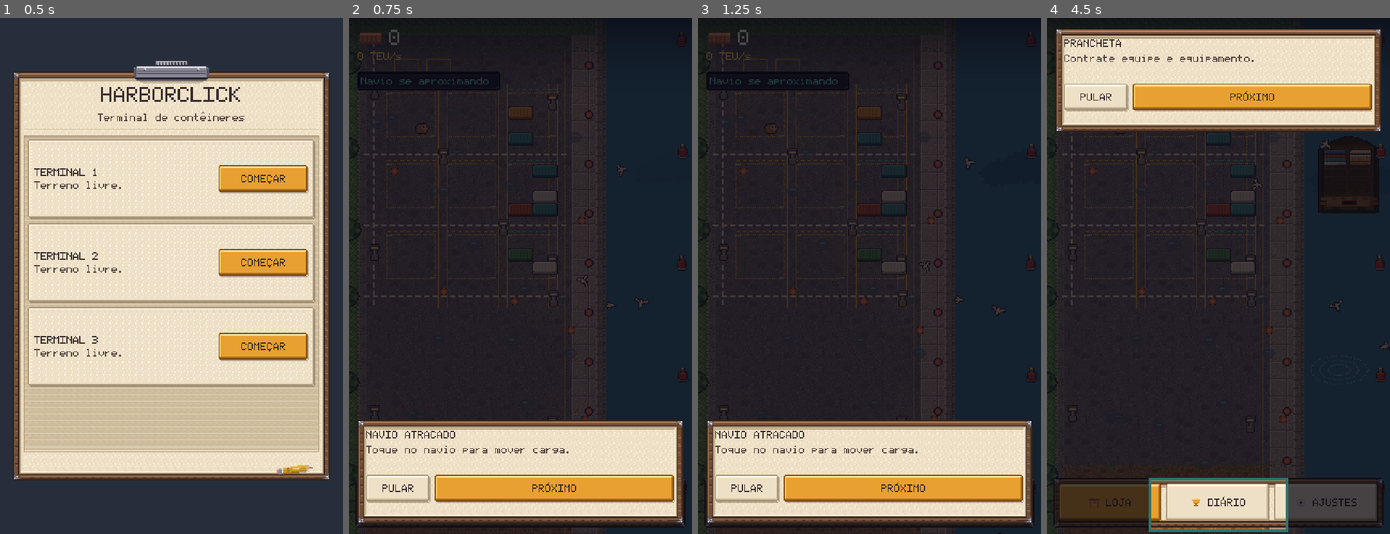
Above: before the commit, frames 1-4 (left to right).
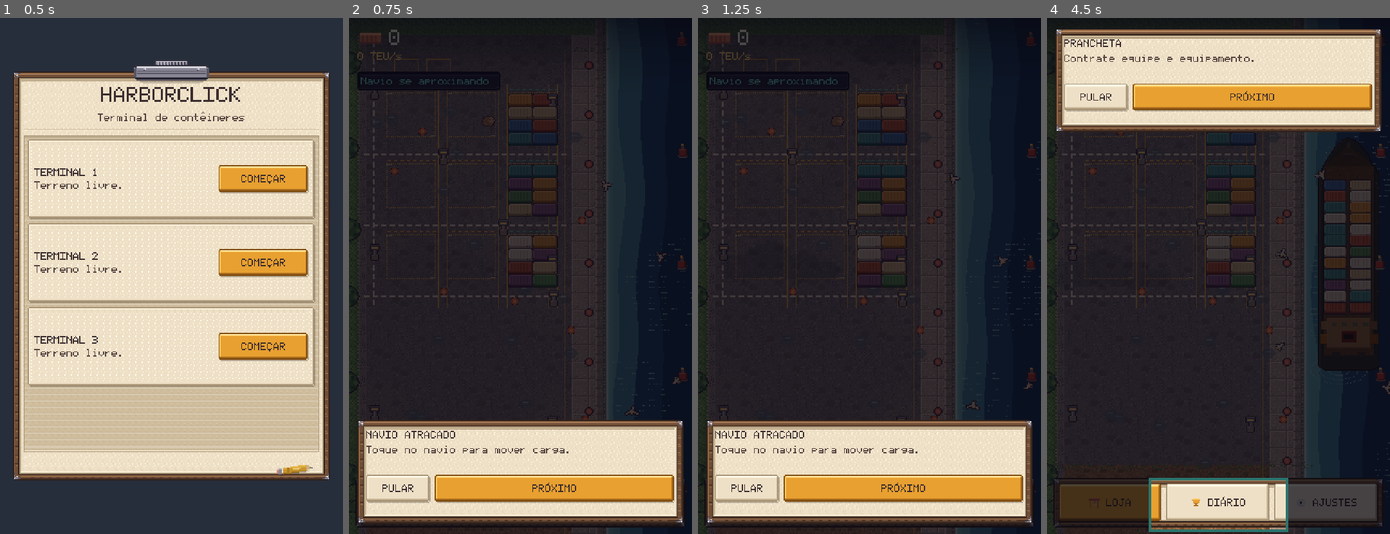
Above: after the commit, the same moments.

Repository: chicogborba/HarborClick
Game: Godot game, scene res://scenes/Title.tscn
Two runs of this game, one before a commit and one after it. Both use one fixed random seed, a clock stepped at 60 frames per second and the inputs below.
Inputs (mouse positions are in pixels of both pictures, inside the frame that each line leads up to):
- Up to frame 1 (0.5 s): no input
- Up to frame 2 (0.75 s): click "COMEÇAR" at 0.5 s
- Up to frame 3 (1.25 s): no input
- Up to frame 4 (4.5 s): click (1108, 503) at 1.27 s; click (1218, 503) at 2.02 s; tap Enter (ui_accept) at 2.75, 3.02 s; move the mouse to (1293, 250) at 2.77 s; hold D (pan_right) 2.78-3.5 s; click (1293, 250) at 2.92 s; drag from (1149, 301) to (1201, 379) at 3.52 s; move the mouse to (1252, 162) at 4.27 s; hold D (pan_right) from 4.28 s (still down)

Frame 1 is identical in both runs. In frame 2, 1.4% of the frame differs, in the area x 20-100%, y 5-100%; in frame 3, 1.5%; in frame 4, 6.1%, in the area x 20-100%, y 22-100%.

Commit message:
fix: the water shader was never visible, and un-squash the ship
Two things the last screenshot showed.

**The sea was flat because nothing was drawing it.** GroundBaker filled
its whole image with a solid sea blue as a backdrop, and the ground
plane sits at z -8 while the animated water sits at z -9 — so every
wave, depth band and wake was rendered and then painted over by a flat
rectangle. Past the quay there is nothing to bake; that region is
transparent now and the shader finally reaches the screen.

With it actually visible the old shader was worth replacing anyway. The
depth bands are displaced by the swell so their edges wander instead of
ruling straight stripes down the screen, crests are broken strokes that
drift at their own rate per row, and the shore has its own foam band
that breaks up along its length. The shelf against the quay is curved to
stay narrow rather than taking half the channel.

**Ship classes stop shrinking the hull.** Giving a feeder fewer bay rows
and a proportionally shorter hull read as a squashed boat, not a smaller
one — same beam, less length. The berth grid goes back to being the
berth's, and a class is a silhouette, a livery and a name again. The
transhipment fix that shipped in the same commit is kept: sector is not
a gate anywhere, so a box that arrived by sea can leave by sea.

Cloud shadows also stop drifting over open water, where a 17% dark blob
reads as dirt on the screen rather than as weather.

Co-Authored-By: Claude Opus 5 <noreply@anthropic.com>

Diff:
--- a/assets/shaders/water_top.gdshader
+++ b/assets/shaders/water_top.gdshader
@@ -1,21 +1,34 @@
 shader_type canvas_item;
-// Pixel-art top-down water. Every branch has a deliberately small fixed cost:
-// low = two sine waves, medium = one value-noise field, high = a second field
-// plus sparse glints. `quality_level` is selected by WaterQuality, not prefs.
+// Pixel-art harbour water, seen from above.
+//
+// The first version banded the depth in straight vertical stripes and dusted a
+// few dashes over them, which read as flat blue paper with lint on it. Three
+// things make it read as water instead:
+//
+//   * the depth bands are *displaced by the swell*, so their edges wander
+//     instead of ruling straight lines down the screen;
+//   * crests are drawn as broken horizontal strokes that ride the swell and
+//     drift at their own rate per row, which is how top-down water reads in
+//     pixel art;
+//   * the shore gets its own foam band that breaks up along its length.
+//
+// Every branch still has a small fixed cost. `quality_level` is chosen by
+// WaterQuality from the viewport, never by a preference.
 
-uniform vec4 col_shallow : source_color = vec4(0.28, 0.56, 0.65, 1.0);
-uniform vec4 col_base : source_color = vec4(0.22, 0.46, 0.60, 1.0);
-uniform vec4 col_deep : source_color = vec4(0.14, 0.32, 0.47, 1.0);
-uniform vec4 col_light : source_color = vec4(0.45, 0.72, 0.76, 1.0);
-uniform vec4 col_spark : source_color = vec4(0.78, 0.92, 0.91, 1.0);
+uniform vec4 col_shallow : source_color = vec4(0.40, 0.70, 0.74, 1.0);
+uniform vec4 col_mid : source_color = vec4(0.26, 0.54, 0.65, 1.0);
+uniform vec4 col_deep : source_color = vec4(0.13, 0.30, 0.47, 1.0);
+uniform vec4 col_abyss : source_color = vec4(0.09, 0.21, 0.36, 1.0);
+uniform vec4 col_light : source_color = vec4(0.56, 0.82, 0.85, 1.0);
+uniform vec4 col_spark : source_color = vec4(0.86, 0.96, 0.96, 1.0);
 uniform vec2 world_offset = vec2(0.0);
 uniform float shore_x = 240.0;
+uniform float water_span = 80.0;
 uniform int quality_level = 1; // 0 low, 1 medium, 2 high
 
 // The hull, in world space. The water is the only thing that can show a ship
 // is under way rather than parked, so the wake is computed here instead of
-// being a sprite dragged behind the boat: it widens with distance astern, it
-// scrolls, and it dies out when the engines stop.
+// being a sprite dragged behind the boat.
 uniform vec2 ship_centre = vec2(-9999.0);
 uniform vec2 ship_half = vec2(33.0, 116.0);
 uniform float ship_speed = 0.0;   // 0 moored, 1 full ahead
@@ -42,43 +55,64 @@
 	// Whole-pixel coordinates keep the surface in the game's pixel language.
 	vec2 p = floor(v_pos);
 	float t = TIME;
-	float swell = 0.50 + sin(p.x * 0.035 + p.y * 0.019 + t * 0.55) * 0.17;
-	swell += sin(p.y * 0.052 - t * 0.38) * 0.10;
+
+	// --- swell: one slow field the whole surface agrees on, centred on zero ---
+	float swell = sin(p.x * 0.031 + p.y * 0.017 + t * 0.50) * 0.50;
+	swell += sin(p.y * 0.047 - p.x * 0.011 - t * 0.34) * 0.32;
 	if (quality_level > 0) {
-		swell += (value_noise(p * 0.060 + vec2(t * 0.045, -t * 0.026)) - 0.5) * 0.22;
+		swell += (value_noise(p * 0.055 + vec2(t * 0.04, -t * 0.024)) - 0.5) * 0.72;
 	}
 	if (quality_level > 1) {
-		swell += (value_noise(p * 0.135 + vec2(-t * 0.075, t * 0.055)) - 0.5) * 0.11;
+		swell += (value_noise(p * 0.13 + vec2(-t * 0.07, t * 0.05)) - 0.5) * 0.34;
 	}
-	swell = clamp(swell, 0.0, 1.0);
 
-	// Four discrete depth bands make the quay edge readable, without a gradient.
-	float depth = clamp((p.x - shore_x) / 72.0, 0.0, 1.0);
-	float bands = 3.0 + float(quality_level > 1);
-	depth = floor(depth * bands) / bands;
-	vec4 col = mix(col_shallow, col_deep, depth);
-	if (swell > 0.57) col = mix(col, col_light, 0.42);
-	if (swell < 0.34) col = mix(col, col_base, 0.50);
+	// --- depth, in discrete bands whose edges are pushed about by the swell ---
+	// Displacing the band boundary is the whole trick: straight vertical
+	// stripes read as a gradient someone forgot to dither, wandering ones read
+	// as water getting deeper away from the quay.
+	float from_shore = p.x - shore_x;
+	// The curve is biased so the bright shallow band stays a narrow shelf
+	// against the quay rather than half the channel.
+	float depth = pow(clamp((from_shore + swell * 7.0)
+		/ max(water_span, 1.0), 0.0, 1.0), 0.72);
+	float bands = 4.0 + float(quality_level > 1);
+	float shade = floor(depth * bands) / max(bands - 1.0, 1.0);
+	vec4 col = shade < 0.34
+		? mix(col_shallow, col_mid, shade / 0.34)
+		: (shade < 0.67
+			? mix(col_mid, col_deep, (shade - 0.34) / 0.33)
+			: mix(col_deep, col_abyss, clamp((shade - 0.67) / 0.33, 0.0, 1.0)));
 
-	// One sparse horizontal ripple field is always present. High adds a shorter,
-	// counter-moving field; no loops or per-pixel texture reads are involved.
-	float row = floor(p.y / 6.0);
-	float dash = mod(p.x + t * (4.0 + mod(row, 3.0)) + row * 17.0, 31.0);
-	if (mod(p.y, 6.0) < 1.0 && dash < 5.0 && swell > 0.43) {
-		col = mix(col, col_light, 0.70);
+	// --- crests: broken strokes riding the top of the swell ---
+	// Rows sit 5px apart and each drifts at its own rate, so the surface never
+	// resolves into a repeating grid.
+	float row = floor(p.y / 5.0);
+	float row_phase = hash(vec2(row, 3.0));
+	float drift = t * (5.0 + row_phase * 7.0) + row_phase * 61.0;
+	float stroke = mod(p.x + drift, 23.0 + floor(row_phase * 11.0));
+	if (mod(p.y, 5.0) < 1.0 && stroke < 4.0 + row_phase * 3.0 && swell > 0.22) {
+		col = mix(col, col_light, 0.62);
+		// the leading pixel of a stroke catches the light hardest
+		if (stroke < 1.0) col = mix(col, col_spark, 0.55);
 	}
 	if (quality_level > 1) {
-		float short_dash = mod(p.x - t * 8.0 + row * 9.0, 47.0);
-		if (mod(p.y + 2.0, 9.0) < 1.0 && short_dash < 3.0 && swell > 0.61) {
-			col = mix(col, col_spark, 0.55);
+		float row2 = floor((p.y + 3.0) / 9.0);
+		float drift2 = -t * (9.0 + hash(vec2(row2, 7.0)) * 5.0);
+		if (mod(p.y + 3.0, 9.0) < 1.0
+				&& mod(p.x + drift2, 41.0) < 3.0 && swell > 0.55) {
+			col = mix(col, col_spark, 0.5);
 		}
 	}
 
-	// --- shoreline: a broken line of wash where the water meets the quay ---
-	float from_shore = p.x - shore_x;
-	if (from_shore >= 0.0 && from_shore < 4.0) {
-		float wash = mod(p.y + t * 6.0, 17.0);
-		if (wash < 9.0) col = mix(col, col_spark, 0.45 - from_shore * 0.09);
+	// --- shore: a foam band that breaks up along the quay ---
+	if (from_shore >= 0.0 && from_shore < 6.0) {
+		float edge = 1.0 - from_shore / 6.0;
+		float wash = value_noise(vec2(p.y * 0.14, t * 0.55));
+		col = mix(col, col_light, clamp(edge * (0.45 + wash * 0.75), 0.0, 0.85));
+		// the wet line right against the concrete
+		if (from_shore < 2.0 && wash > 0.42) {
+			col = mix(col, col_spark, 0.70 - from_shore * 0.25);
+		}
 	}
 
 	// --- the ship's wake ---
@@ -92,23 +126,25 @@
 			float spread = ship_half.x * 0.7 + astern * 0.17;
 			float fade = (1.0 - astern / reach) * ship_speed;
 			if (lateral < spread) {
-				col = mix(col, col_light, 0.16 * fade);
+				col = mix(col, col_light, 0.20 * fade);
 				float churn = sin(astern * 0.30 - t * 8.0 + lateral * 0.22);
-				if (churn > 0.55) col = mix(col, col_light, 0.55 * fade);
+				if (churn > 0.55) col = mix(col, col_light, 0.60 * fade);
 			}
 			if (abs(lateral - spread) < 1.6) {
-				col = mix(col, col_spark, 0.75 * fade);
+				col = mix(col, col_spark, 0.80 * fade);
 			}
 		}
 		// Bow wave: a short bright crescent pushed ahead of the stem.
 		float ahead = -(rel.y + ship_half.y);
 		if (ahead > -3.0 && ahead < 7.0 && lateral < ship_half.x * 1.15) {
-			col = mix(col, col_spark, 0.55 * ship_speed);
+			col = mix(col, col_spark, 0.60 * ship_speed);
 		}
 	}
 
 	// Sparkles are intentionally rare and entirely absent on low quality.
-	if (quality_level > 0 && hash(floor(p / 3.0) + floor(t * 3.0)) > (0.9985 - float(quality_level) * 0.0005) && swell > 0.64) {
+	if (quality_level > 0
+			&& hash(floor(p / 3.0) + floor(t * 3.0)) > (0.9982 - float(quality_level) * 0.0006)
+			&& swell > 0.5) {
 		col = col_spark;
 	}
 	COLOR = col;
--- a/scripts/data/ship_catalog.gd
+++ b/scripts/data/ship_catalog.gd
@@ -1,24 +1,27 @@
 class_name ShipCatalog
-## The fleet. A class is a real size, not a repaint: `bay_rows` is how many
-## rows of the berth grid it actually carries, so a feeder moves a third of
-## what a New Panamax does and its hull is drawn a third shorter.
+## The fleet: four silhouettes and four liveries, so a call is recognisably a
+## different vessel from the last one.
 ##
-## `unlock_blocks` gates a class behind the terminal being big enough to work
-## it. A first-hour port only ever sees feeders, and the first Panamax on the
-## berth is a visible event rather than a number going up.
+## A class does *not* change how many boxes a call moves. That was tried and
+## looked wrong — a shorter hull with the same beam reads as a squashed boat,
+## not a smaller one — so the berth grid stays the berth's and a class is a
+## silhouette, a beam, a livery and a name.
+##
+## `unlock_blocks` still gates which classes call here, so a first-hour port
+## sees feeders and the first Panamax alongside is something it earned.
 
 const SILHOUETTES: Array[Dictionary] = [
 	{"id": "coastal_feeder", "title": "Feeder Costeiro", "capacity": 1200,
-		"bay_rows": 4, "unlock_blocks": 0,
+		"unlock_blocks": 0,
 		"hull_scale": Vector2(0.90, 0.94), "hull_offset": Vector2(8.0, 3.0), "wake_scale": Vector2(0.88, 0.95)},
 	{"id": "coastal", "title": "Costeiro", "capacity": 2600,
-		"bay_rows": 7, "unlock_blocks": 12,
+		"unlock_blocks": 12,
 		"hull_scale": Vector2(0.95, 0.97), "hull_offset": Vector2(4.0, 1.0), "wake_scale": Vector2(0.94, 0.98)},
 	{"id": "panamax", "title": "Panamax", "capacity": 4500,
-		"bay_rows": 10, "unlock_blocks": 18,
+		"unlock_blocks": 18,
 		"hull_scale": Vector2(1.00, 1.00), "hull_offset": Vector2.ZERO, "wake_scale": Vector2.ONE},
 	{"id": "new_panamax", "title": "New Panamax", "capacity": 8000,
-		"bay_rows": 12, "unlock_blocks": 21,
+		"unlock_blocks": 21,
 		"hull_scale": Vector2(1.08, 1.03), "hull_offset": Vector2(-8.0, -2.0), "wake_scale": Vector2(1.08, 1.02)},
 ]
 
@@ -53,8 +56,8 @@
 			var variant_id := "%s:%s" % [String(silhouette.id), String(palette.id)]
 			if variant_id != blocked:
 				candidates.append({"id": variant_id, "silhouette_id": silhouette.id, "palette_id": palette.id,
-					"capacity": silhouette.capacity, "bay_rows": silhouette.bay_rows,
-					"title": silhouette.title, "hull_scale": silhouette.hull_scale,
+					"capacity": silhouette.capacity, "title": silhouette.title,
+					"hull_scale": silhouette.hull_scale,
 					"hull_offset": silhouette.hull_offset, "wake_scale": silhouette.wake_scale,
 					"hull_color": palette.hull, "wake_color": palette.wake, "cargo_color": palette.cargo})
 	if candidates.is_empty():
@@ -81,8 +84,7 @@
 	var palettes := {}
 	for silhouette in SILHOUETTES:
 		var id := StringName(silhouette.get("id", ""))
-		if id.is_empty() or silhouettes.has(id) or int(silhouette.get("capacity", 0)) <= 0 \
-				or int(silhouette.get("bay_rows", 0)) <= 0:
+		if id.is_empty() or silhouettes.has(id) or int(silhouette.get("capacity", 0)) <= 0:
 			return false
 		silhouettes[id] = true
 	for palette in PALETTES:
--- a/scripts/world/ground_baker.gd
+++ b/scripts/world/ground_baker.gd
@@ -18,7 +18,11 @@
 static func bake(world_h: int) -> ImageTexture:
 	var w := int(PortLayout.WORLD_W)
 	var img := Image.create(w, world_h, false, Image.FORMAT_RGBA8)
-	img.fill(Color8(62, 126, 158))          # sea, under everything
+	# Transparent, not sea blue. The ground plane sits at z -8 and the animated
+	# water at z -9, so a solid fill out here painted flat blue straight over
+	# the water shader — every wave, band and wake was being drawn and then
+	# covered up. Past the quay there is nothing to bake: that is the sea's job.
+	img.fill(Color(0.0, 0.0, 0.0, 0.0))
 
 	var rng := RandomNumberGenerator.new()
 	rng.seed = 13371337
--- a/scripts/world/port_world.gd
+++ b/scripts/world/port_world.gd
@@ -130,6 +130,8 @@
 	mat.shader = preload("res://assets/shaders/water_top.gdshader")
 	mat.set_shader_parameter("world_offset", _water.position)
 	mat.set_shader_parameter("shore_x", PortLayout.WATER_X0)
+	mat.set_shader_parameter("water_span",
+		PortLayout.WORLD_W - PortLayout.WATER_X0)
 	_water.material = mat
 	add_child(_water)
 	_water_quality = WaterQuality.choose(get_viewport().get_visible_rect().size)
--- a/scripts/world/ship.gd
+++ b/scripts/world/ship.gd
@@ -135,10 +135,11 @@
 
 
 func bay_rows() -> int:
-	## How many rows of the bay grid this class actually has. A feeder is not
-	## a Panamax with empty slots — it is a shorter ship, and the hull is
-	## scaled to match.
-	return clampi(int(ship_variant.get("bay_rows", ROWS)), 2, ROWS)
+	## The berth grid is the berth's, not the ship's. Classes were briefly given
+	## fewer rows and a proportionally shorter hull; the result read as a
+	## squashed boat rather than a smaller one, so a class is a silhouette and a
+	## livery again and every hull works the same twenty-four slots.
+	return ROWS
 
 
 func bay_capacity() -> int:
@@ -151,9 +152,6 @@
 		return
 	var hull_scale: Vector2 = ship_variant.get("hull_scale", Vector2.ONE)
 	var hull_offset: Vector2 = ship_variant.get("hull_offset", Vector2.ZERO)
-	# A shorter class is a shorter hull: the grid and the sprite have to agree
-	# or a feeder is a full-length ship with half its deck empty.
-	hull_scale.y *= float(bay_rows()) / float(ROWS)
 	_hull.scale = hull_scale
 	_hull.position = hull_offset
 	_cargo.scale = hull_scale
--- a/scripts/world/skyscape.gd
+++ b/scripts/world/skyscape.gd
@@ -69,8 +69,11 @@
 		cloud.texture_filter = CanvasItem.TEXTURE_FILTER_NEAREST
 		cloud.scale = Vector2.ONE * randf_range(2.2, 3.4)
 		cloud.modulate = Color(0.10, 0.11, 0.20, 0.0)
+		# Cloud shadows fall on the terminal, never on the sea. A 17% dark blob
+		# drifting over open water does not read as a cloud, it reads as dirt
+		# on the screen — which is exactly what the playtest saw.
 		cloud.position = Vector2(
-			randf_range(-40.0, PortLayout.WORLD_W + 40.0),
+			randf_range(-40.0, PortLayout.WATER_X0),
 			randf_range(0.0, PortLayout.world_bottom()))
 		_shadows.add_child(cloud)
 		_clouds.append(cloud)
@@ -137,7 +140,7 @@
 			continue
 		cloud.position += CLOUD_SPEED * delta
 		if cloud.position.x < -70.0:
-			cloud.position.x = PortLayout.WORLD_W + 70.0
+			cloud.position.x = PortLayout.WATER_X0
 		if cloud.position.y > bottom:
 			cloud.position.y = -60.0
 
--- a/tools/capture/capture.gd
+++ b/tools/capture/capture.gd
@@ -115,23 +115,20 @@
 		TimeManager.time_of_day = was
 		await get_tree().create_timer(0.4).timeout
 	if _wants("wake"):
-		# The wake only exists while the hull is driving. Rather than race a
-		# tween, the hull is parked mid-channel and the water is told it is
-		# under way — that is exactly the state the shader has to render.
-		var water: ColorRect = _main.world._water
-		var mat := water.material as ShaderMaterial
-		_main.world.ship.position = Vector2(PortLayout.SHIP_X,
-			PortLayout.SHIP_Y + 150.0)
-		_main.world.ship.visible = true
-		await get_tree().process_frame
-		mat.set_shader_parameter("ship_centre",
-			_main.world.ship.hull_centre() - water.position)
-		mat.set_shader_parameter("ship_half",
-			Vector2(PortLayout.SHIP_W, PortLayout.SHIP_H) * 0.5)
-		mat.set_shader_parameter("ship_speed", 1.0)
-		await get_tree().create_timer(0.5).timeout
+		# Driving the hull by hand rather than racing the arrival tween, which
+		# would otherwise keep overwriting the position we parked it at. The
+		# wake strength is derived from real movement, so this is the genuine
+		# state and not a forced uniform.
+		var ship: Ship = _main.world.ship
+		ship.visible = true
+		ship._set_phase(Ship.Phase.ARRIVING)
+		ship.position = Vector2(PortLayout.SHIP_X, PortLayout.SHIP_Y + 210.0)
+		for step in 40:
+			ship.position.y -= 2.6
+			ship._process(1.0 / 60.0)
+			_main.world._feed_water_shader()
+			await get_tree().process_frame
 		await _shot("wake")
-		mat.set_shader_parameter("ship_speed", 0.0)
 	if _wants("shop"):
 		_main.shop._on_tab("structures")
 		await get_tree().create_timer(0.4).timeout
